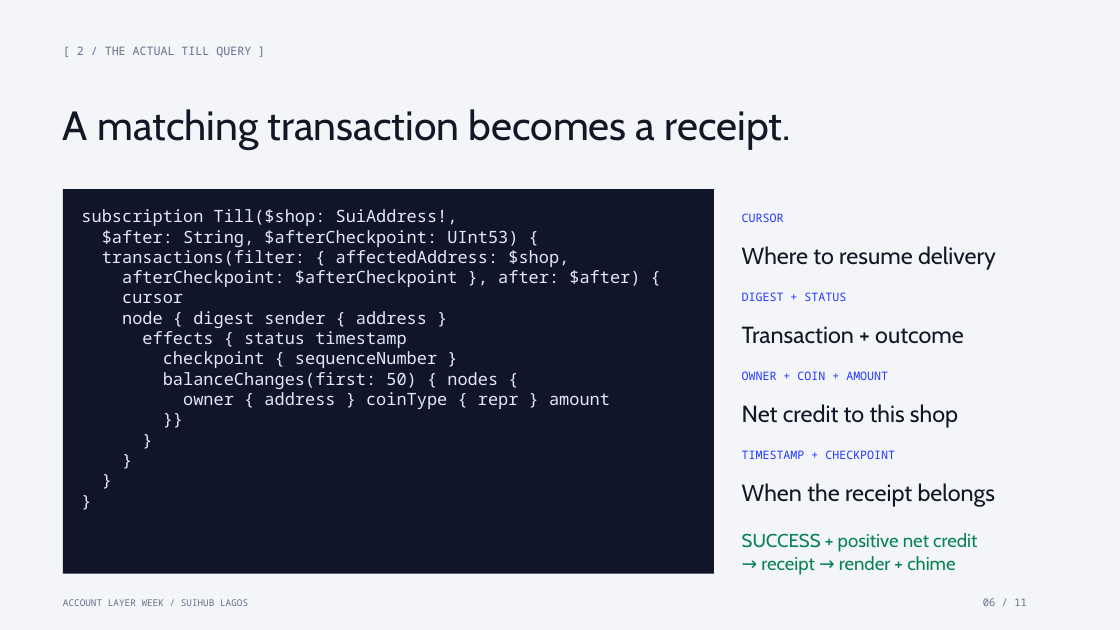
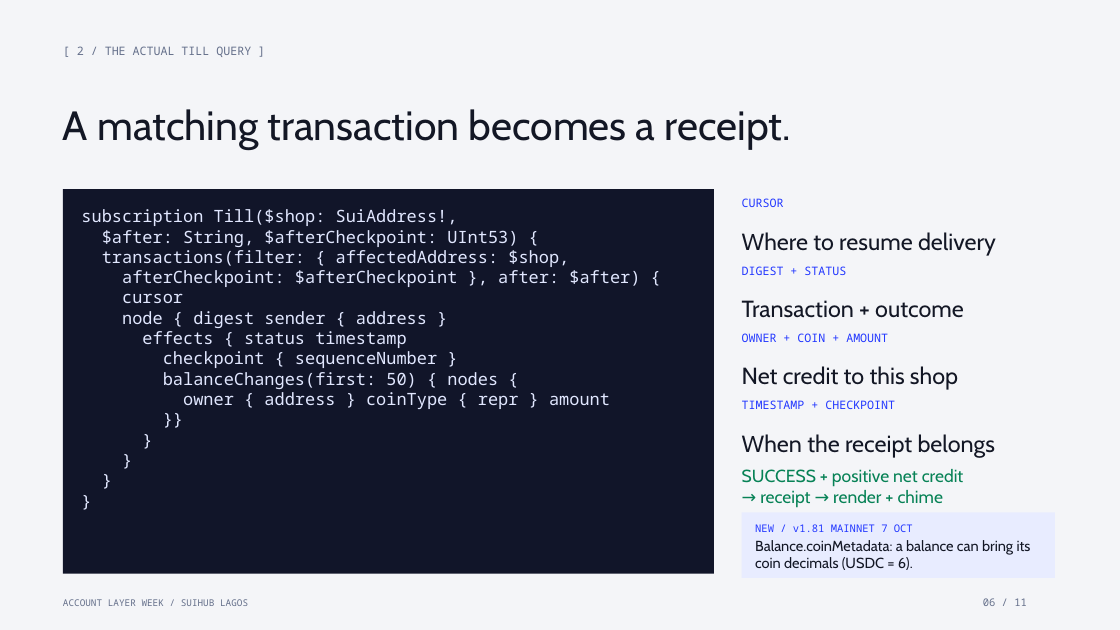
Before and after one commit to Nuel-osas/day3-till, a slide deck: slide 6 of teaching/Day3_Real_Time_Sui.pptx. Drawn at 1120x630 pixels with LibreOffice and Linux fonts; fonts in the diff are those of the drawing. Boxes give left, top, right and bottom in pixels: in the first picture for what was removed or moved away, otherwise in the second. Text is boxed around its words. In the diff, an @@ line names an element or a change of style, - is before the commit and + after.

```diff
--- a/teaching/Day3_Real_Time_Sui.pptx
+++ b/teaching/Day3_Real_Time_Sui.pptx
@@ text "CURSOR": place and size @@
-text "CURSOR" at bbox=[742, 213, 784, 222]
+text "CURSOR" at bbox=[742, 198, 784, 207]
@@ text "Where to resume delivery": place and size @@
-text "Where to resume delivery" at bbox=[742, 246, 996, 270]
+text "Where to resume delivery" at bbox=[742, 232, 996, 256]
@@ text "DIGEST + STATUS": place and size @@
-text "DIGEST + STATUS" at bbox=[742, 292, 846, 301]
+text "DIGEST + STATUS" at bbox=[742, 266, 846, 275]
@@ text "Transaction + outcome": place and size @@
-text "Transaction + outcome" at bbox=[742, 326, 964, 344]
+text "Transaction + outcome" at bbox=[742, 300, 964, 318]
@@ text "OWNER + COIN + AMOUNT": place and size @@
-text "OWNER + COIN + AMOUNT" at bbox=[742, 371, 888, 380]
+text "OWNER + COIN + AMOUNT" at bbox=[742, 333, 888, 342]
@@ text "Net credit to this shop": place and size @@
-text "Net credit to this shop" at bbox=[742, 404, 958, 428]
+text "Net credit to this shop" at bbox=[742, 366, 958, 390]
@@ text "TIMESTAMP + CHECKPOINT": place and size @@
-text "TIMESTAMP + CHECKPOINT" at bbox=[742, 450, 895, 459]
+text "TIMESTAMP + CHECKPOINT" at bbox=[742, 400, 895, 409]
@@ text "When the receipt belongs": place and size @@
-text "When the receipt belongs" at bbox=[742, 483, 995, 507]
+text "When the receipt belongs" at bbox=[742, 434, 995, 457]
@@ text "SUCCESS + positive net credit": place and size @@
-text "SUCCESS + positive net credit" at bbox=[742, 533, 977, 575]
+text "SUCCESS + positive net credit" at bbox=[742, 469, 964, 508]
@@ text "SUCCESS + positive net credit" at bbox=[742, 469, 964, 508]: size 16 to 15 pt @@
@@ rectangle added at bbox=[742, 513, 1055, 578], fill #E8ECFF @@
@@ text added at bbox=[755, 524, 913, 532], 9 pt, text #2338FF @@
+NEW / v1.81 MAINNET 7 OCT
@@ text added at bbox=[755, 540, 1031, 570], 12.5 pt, text #131725 @@
+Balance.coinMetadata: a balance can bring its coin decimals (USDC = 6).
```
Also in this commit, not shown: 6 other slides changed, 5 other files.
